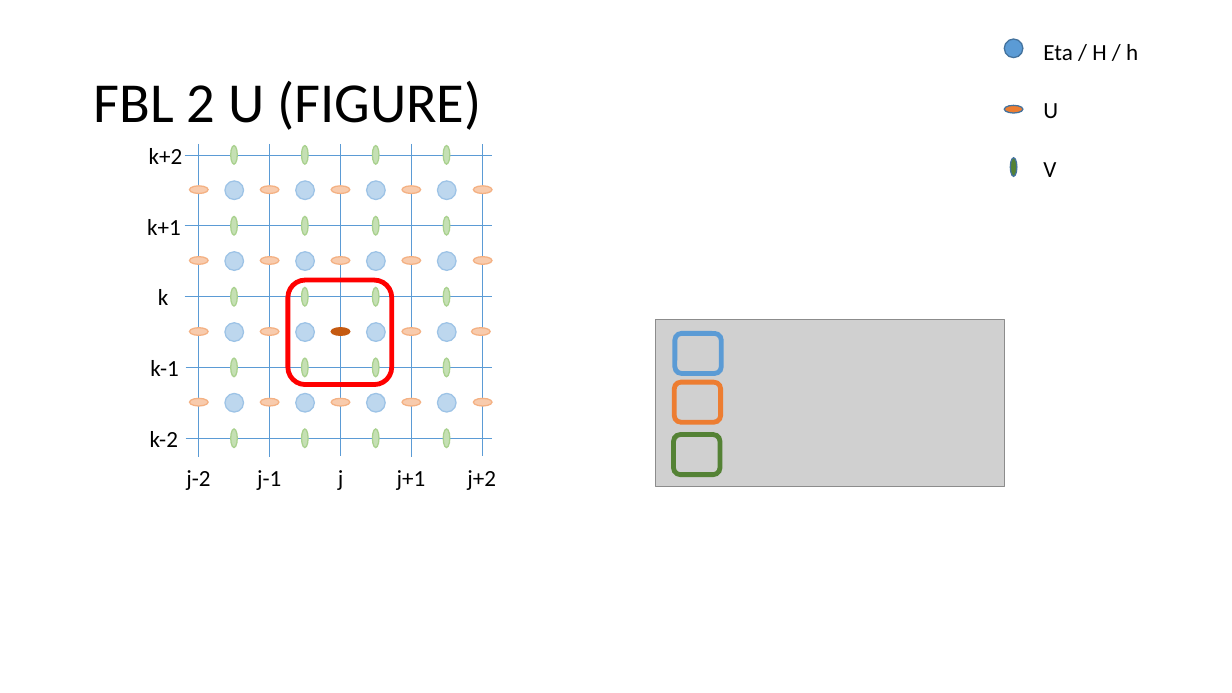
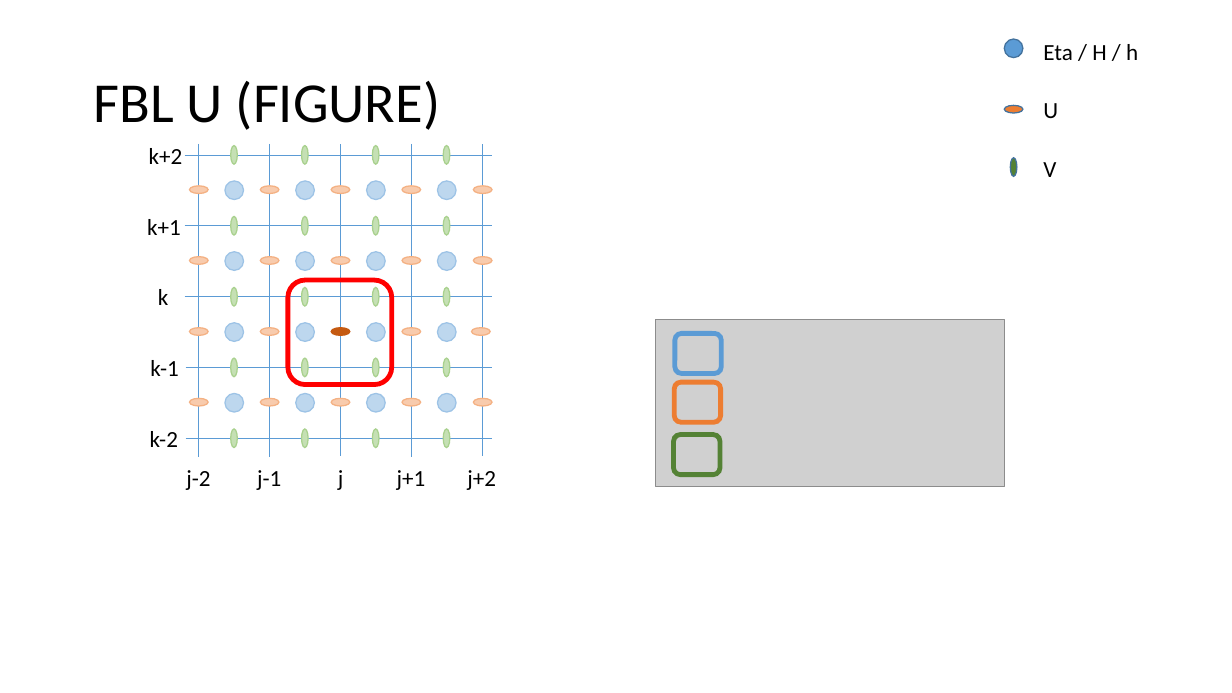
Before and after one commit to metno/gpu-ocean, a slide deck: slide 15 of gpu_ocean/prototypes/fbl_ctcs_stencils.pptx. Drawn at 1232x693 pixels with LibreOffice and Linux fonts; fonts in the diff are those of the drawing; grey boxes stand for pictures. Boxes give left, top, right and bottom in pixels: in the first picture for what was removed or moved away, otherwise in the second. Text is boxed around its words. In the diff, an @@ line names an element or a change of style, - is before the commit and + after.

```diff
--- a/gpu_ocean/prototypes/fbl_ctcs_stencils.pptx
+++ b/gpu_ocean/prototypes/fbl_ctcs_stencils.pptx
@@ title at box(94, 81, 440, 130): text changed @@
-FBL 2 U (FIGURE)
+FBL U (FIGURE)
```
Also in this commit, not shown: 7 other slides changed, 26 slides added, 3 slides removed.
